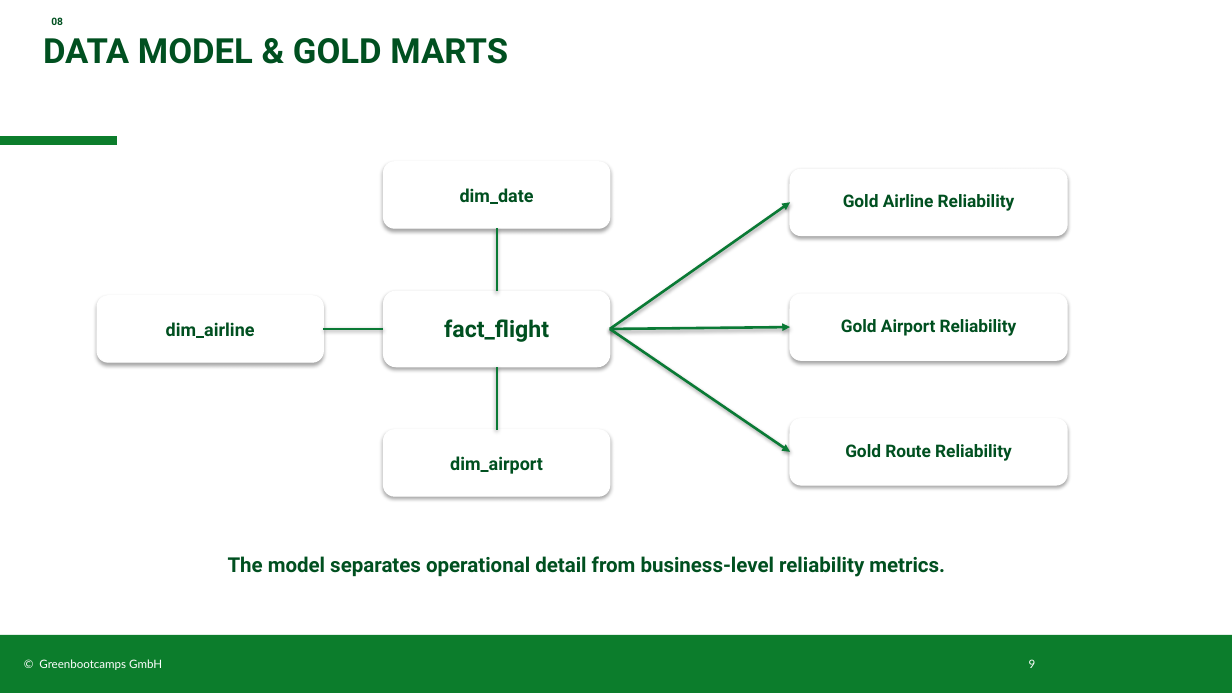
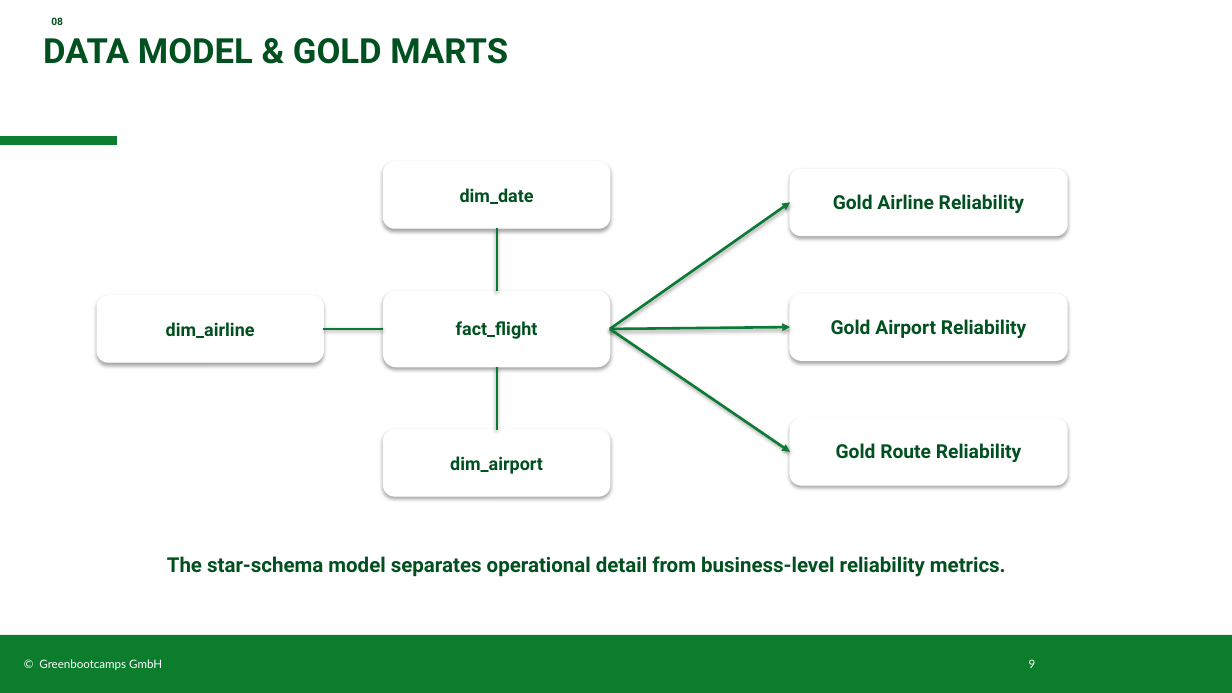
Before and after one commit to Peter-SQL/airline-operations-pipeline, a slide deck: slide 9 of docs/Airline_Reliability_PB.pptx. Drawn at 1232x693 pixels with LibreOffice and Linux fonts; fonts in the diff are those of the drawing; background and template pictures are left out. Boxes give left, top, right and bottom in pixels: in the first picture for what was removed or moved away, otherwise in the second. Text is boxed around its words. In the diff, an @@ line names an element or a change of style, - is before the commit and + after.

Commit message:
pptx

```diff
--- a/docs/Airline_Reliability_PB.pptx
+++ b/docs/Airline_Reliability_PB.pptx
@@ text "fact_flight" at (x1=456, y1=321, x2=538, y2=339): size 18 to 14 pt @@
@@ size 13.5 to 15 pt in 3 elements at (x1=833, y1=194, x2=1024, y2=213), (x1=831, y1=319, x2=1026, y2=338), (x1=836, y1=443, x2=1021, y2=462) @@
@@ text at (x1=167, y1=556, x2=1006, y2=577): text changed @@
-The model separates operational detail from business-level reliability metrics.
+The star-schema model separates operational detail from business-level reliability metrics.
```
Also in this commit, not shown: 2 other slides changed, 1 slide added, 1 slide removed, 5 other files.
